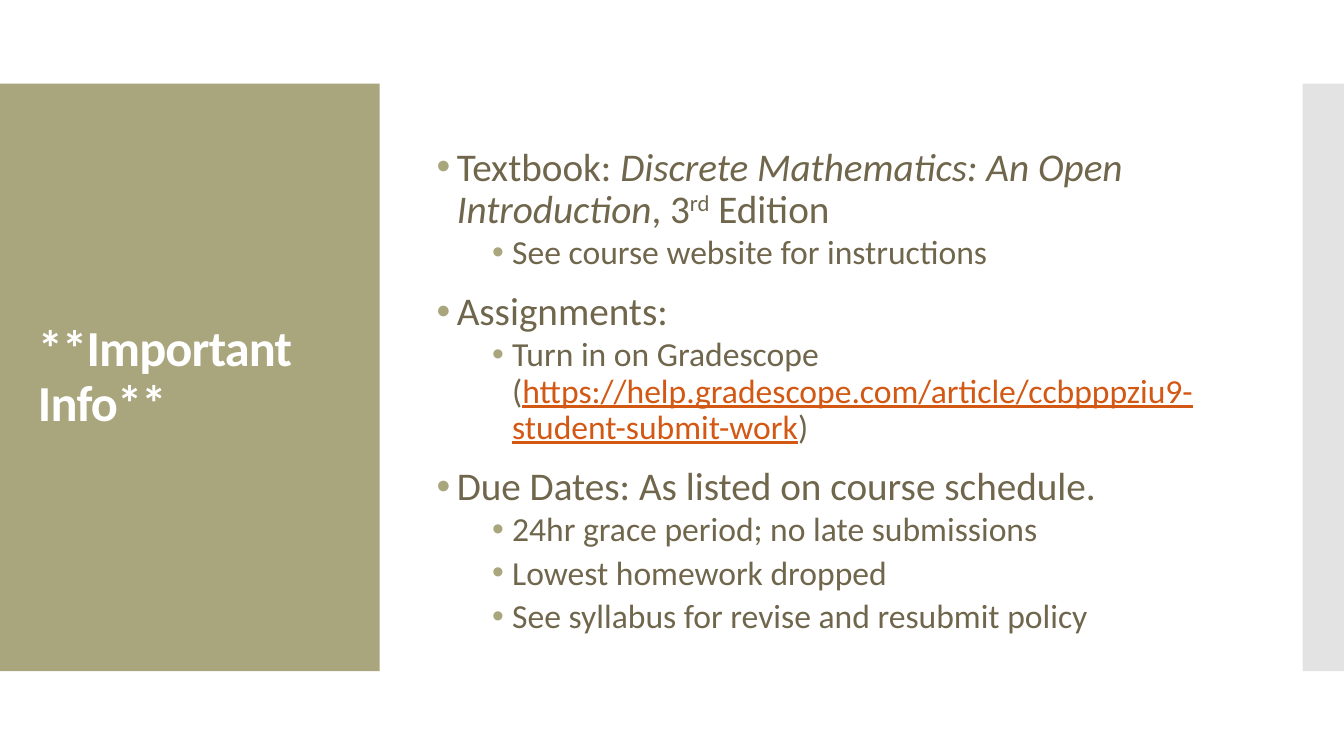
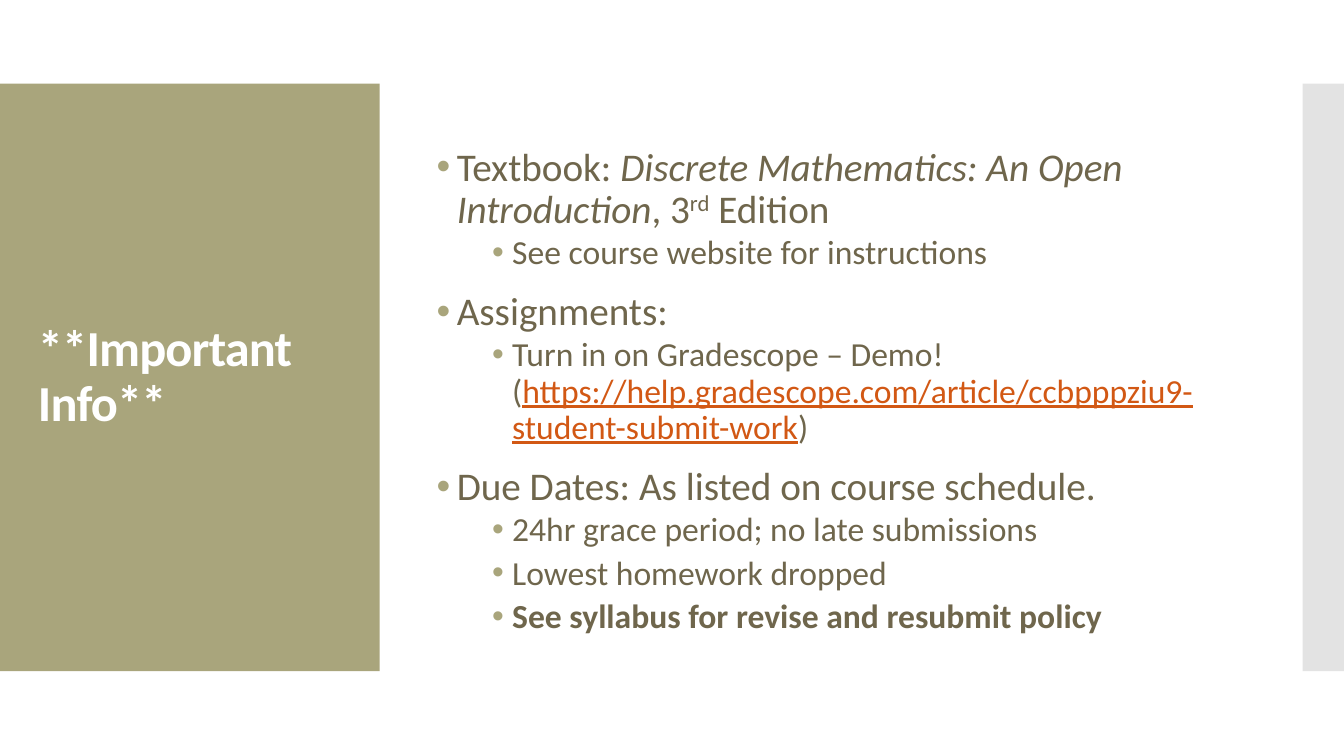
Before and after one commit to amosca01/MATH220-S24, a slide deck: slide 13 of slides/01-math-statements.pptx (slide 12 before the commit). Drawn at 1344x756 pixels with LibreOffice and Linux fonts; fonts in the diff are those of the drawing. Boxes give left, top, right and bottom in pixels: in the first picture for what was removed or moved away, otherwise in the second. Text is boxed around its words. In the diff, an @@ line names an element or a change of style, - is before the commit and + after.

```diff
--- a/slides/01-math-statements.pptx
+++ b/slides/01-math-statements.pptx
@@ text at [512, 342, 1192, 444]: text changed @@
-  • Turn in on Gradescope (https://help.gradescope.com/article/ccbpppziu9-student-submit-work)
+  • Turn in on Gradescope – Demo! (https://help.gradescope.com/article/ccbpppziu9-student-submit-work)
@@ text at [512, 604, 1101, 634]: bold on in "See syllabus for revise and resubmit policy" @@
```
Also in this commit, not shown: 1 other slide changed, 1 slide added, 3 other files.
